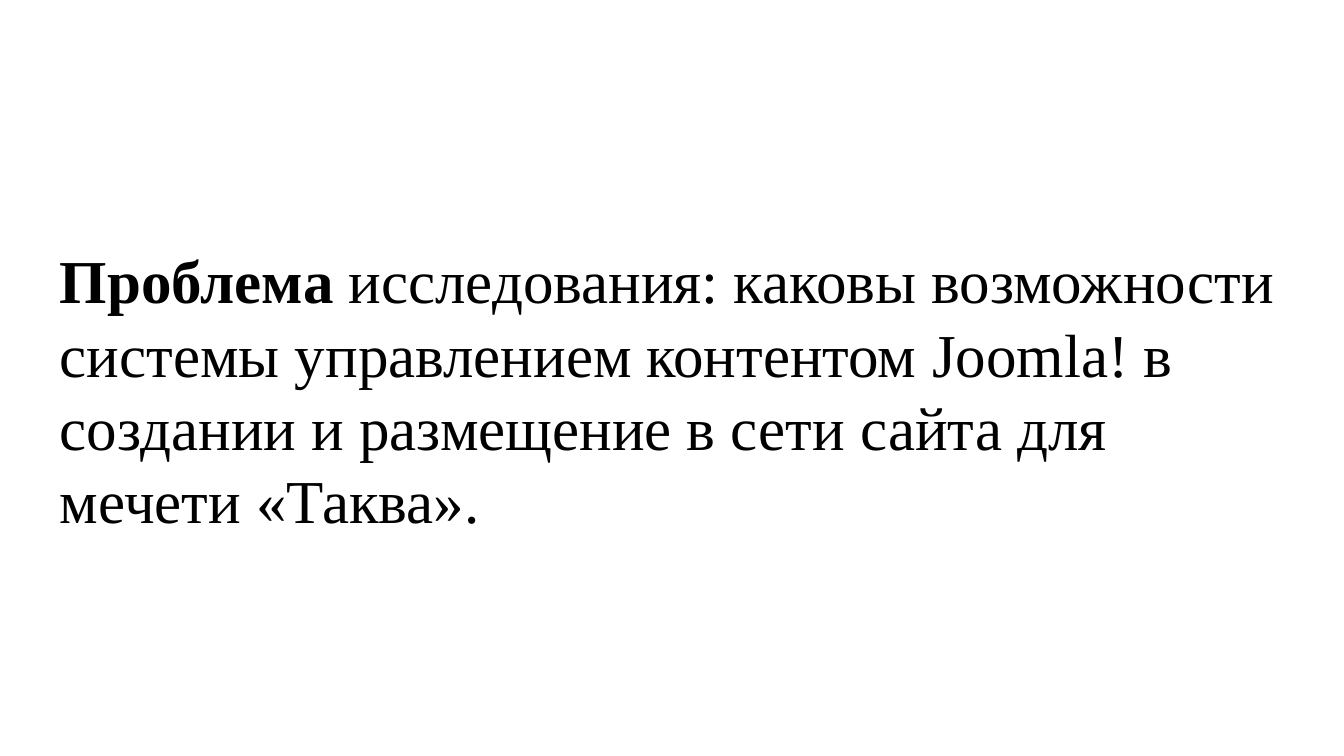
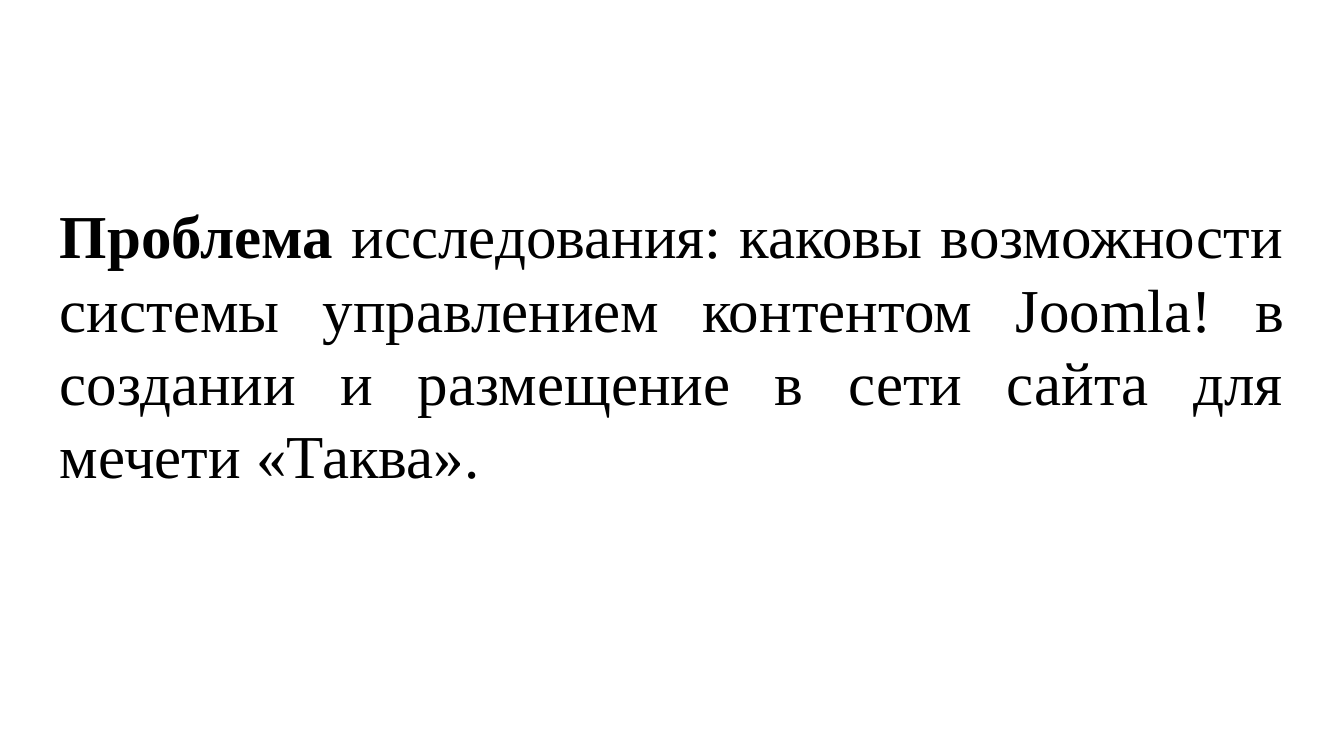
Before and after one commit to SibayMaktay/DocsFile_Sibay, a slide deck: slide 2 of НугумановМА_создание_сайта.pptx. Drawn at 1344x756 pixels with LibreOffice and Linux fonts; fonts in the diff are those of the drawing; background and template pictures are left out. Boxes give left, top, right and bottom in pixels: in the first picture for what was removed or moved away, otherwise in the second. Text is boxed around its words. In the diff, an @@ line names an element or a change of style, - is before the commit and + after.

```diff
--- a/НугумановМА_создание_сайта.pptx
+++ b/НугумановМА_создание_сайта.pptx
@@ text "Проблема исследования: каковы возможности системы ..." moved from (x1=60, y1=259, x2=1273, y2=524) to (x1=60, y1=214, x2=1284, y2=479) @@
@@ text "Проблема исследования: каковы возможности системы ..." at (x1=60, y1=214, x2=1284, y2=479): alignment left to justified @@
```
Also in this commit, not shown: 4 other slides changed, 2 slides added, 3 slides removed, 1 other file.
